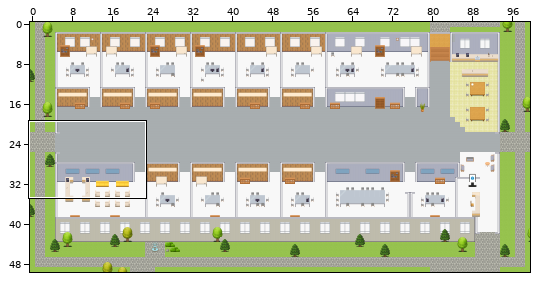
A Tiled map (JSON) gets an edit: maps/Application-Operations-Platform.tmj. The picture above shows the old version from afar; the outline marks the close-up.
Close-up. Before the edit:
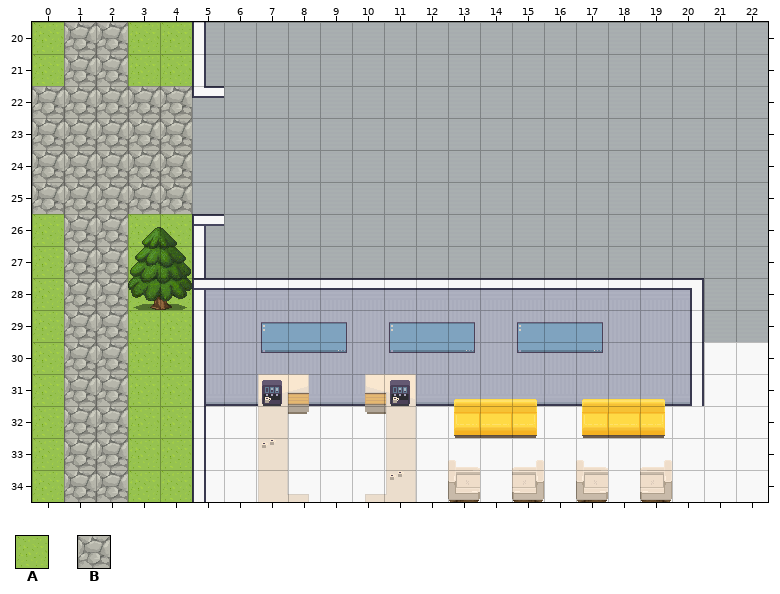
Cells are 32x32 px. Shown: x 0..22, y 20..34. The commit also changed other parts of the map, which this record leaves out.
Key: from "Exterior": A 629, B 638.
_ is an empty cell, # one hidden under a higher layer.
Layers that did not change in this view are not listed.
Layer "outside" before, first column x 0:
20 ABBAA##################
21 ABBAA##################
22 BBBBB##################
23 BBBBB##################
24 BBBBB##################
25 BBBBB##################
26 ABBAA##################
27 ABBAA##################
28 ABBAA##################
29 ABBAA##################
30 ABBAA##################
31 ABBAA##################
32 ABBAA##################
33 ABBAA##################
34 ABBAA##################
After:
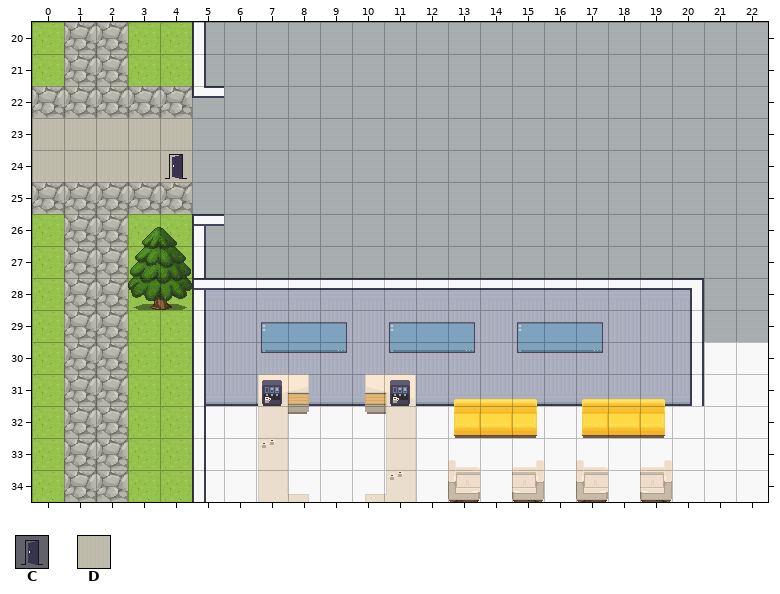
Further tiles: from "User_Zones": C 65; from "room2": D 328.
What changed:
Layer "outside":
Tile B gives way to tile D in rows 23 to 24 at x 0 to 4.
Layer "zones":
The edit adds tile C in row 24 at x 4.
